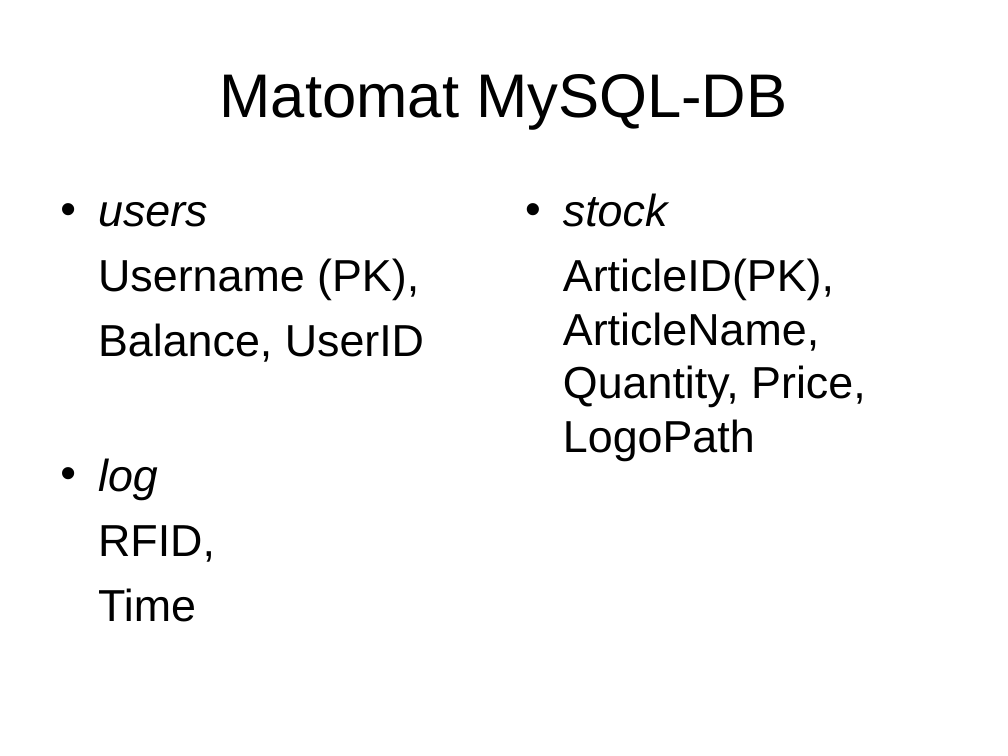
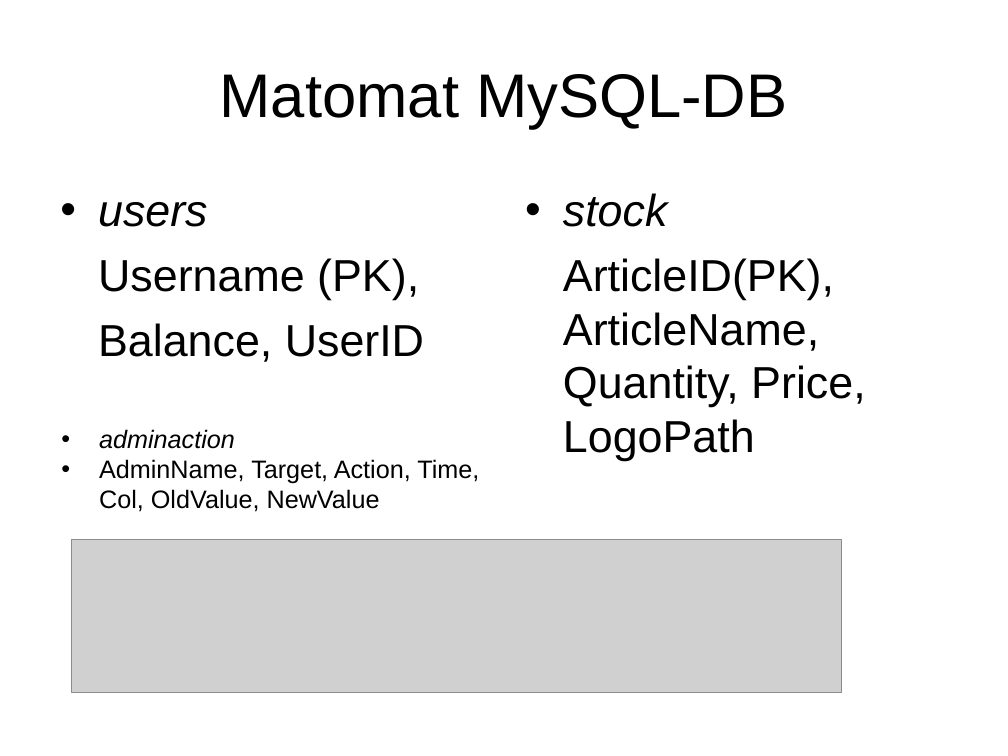
Before and after one commit to Killjen/matomat, a slide deck: slide 7 of präsi.odp. Drawn at 1008x756 pixels with LibreOffice and Linux fonts; fonts in the diff are those of the drawing; grey boxes stand for pictures; background and template pictures are left out. Boxes give left, top, right and bottom in pixels: in the first picture for what was removed or moved away, otherwise in the second. Text is boxed around its words. In the diff, an @@ line names an element or a change of style, - is before the commit and + after.

```diff
--- a/präsi.odp
+++ b/präsi.odp
@@ text at [99, 429, 479, 512]: text changed; size 32 to 18 pt @@
-• log
-RFID,
-Time
+• adminaction
+• AdminName, Target, Action, Time, Col, OldValue, NewValue
@@ picture added at [72, 539, 842, 692] @@
```
Also in this commit, not shown: 3 other slides changed, 1 other file.
